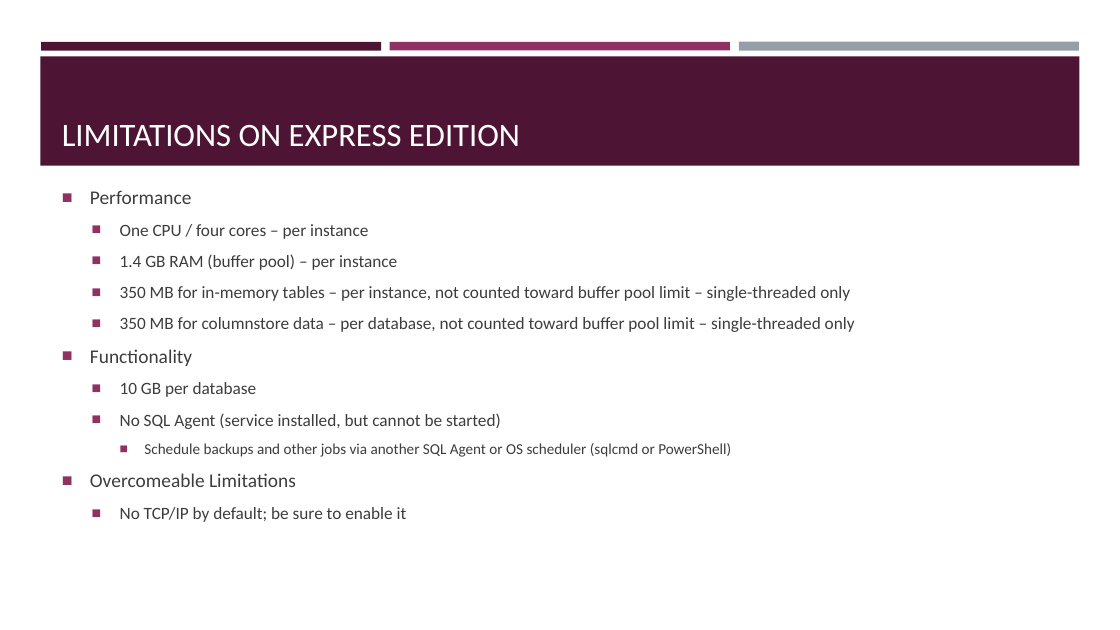
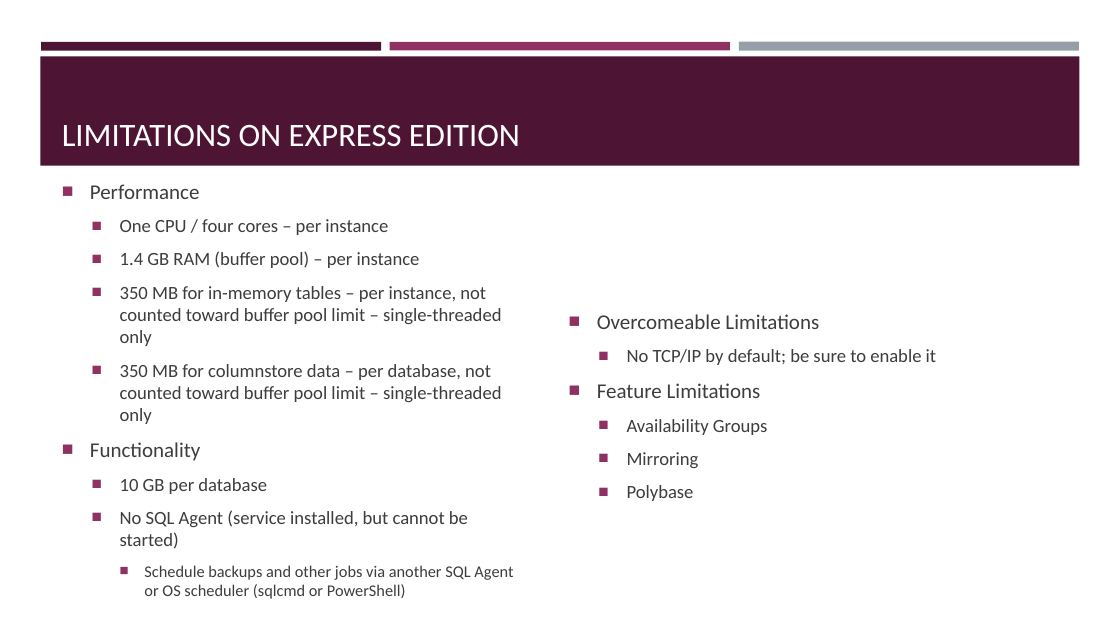
Before and after one commit to sqltran/SevenAwesomeSQLFeatures, a slide deck: slide 5 of AwesomeFreeSQLServerFeatures.pptx. Drawn at 1120x630 pixels with LibreOffice and Linux fonts; fonts in the diff are those of the drawing. Boxes give left, top, right and bottom in pixels: in the first picture for what was removed or moved away, otherwise in the second. Text is boxed around its words. In the diff, an @@ line names an element or a change of style, - is before the commit and + after.

Commit message:
Added feature limitations.

```diff
--- a/AwesomeFreeSQLServerFeatures.pptx
+++ b/AwesomeFreeSQLServerFeatures.pptx
@@ text "Performance" at (x1=90, y1=219, x2=513, y2=599): size 16.6 to 18 pt in "Performance", "Functionality"; size 14.8 to 16 pt in "One CPU / four cores – per ...", "1.4 GB RAM (buffer pool) – per ...", "350 MB for in-memory tables – per ...", "350 MB for columnstore data – per ..." and 2 more places; size 12.9 to 14 pt in "Schedule backups and other jobs via another ..." @@
@@ text added at (x1=597, y1=314, x2=937, y2=501), 16 pt, text #3D3D3D @@
+■ Overcomeable Limitations
+  ■ No TCP/IP by default; be sure to enable it
+■ Feature Limitations
+  ■ Availability Groups
+  ■ Mirroring
+  ■ Polybase
@@ text at (x1=90, y1=473, x2=407, y2=522): paragraphs removed @@
-■ Overcomeable Limitations
-  ■ No TCP/IP by default; be sure to enable it
```
